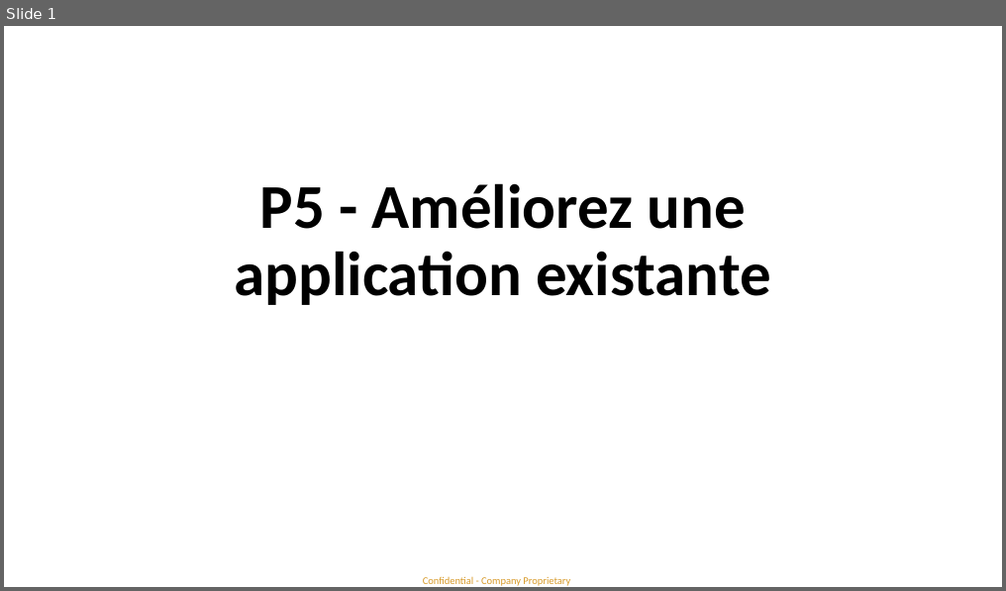
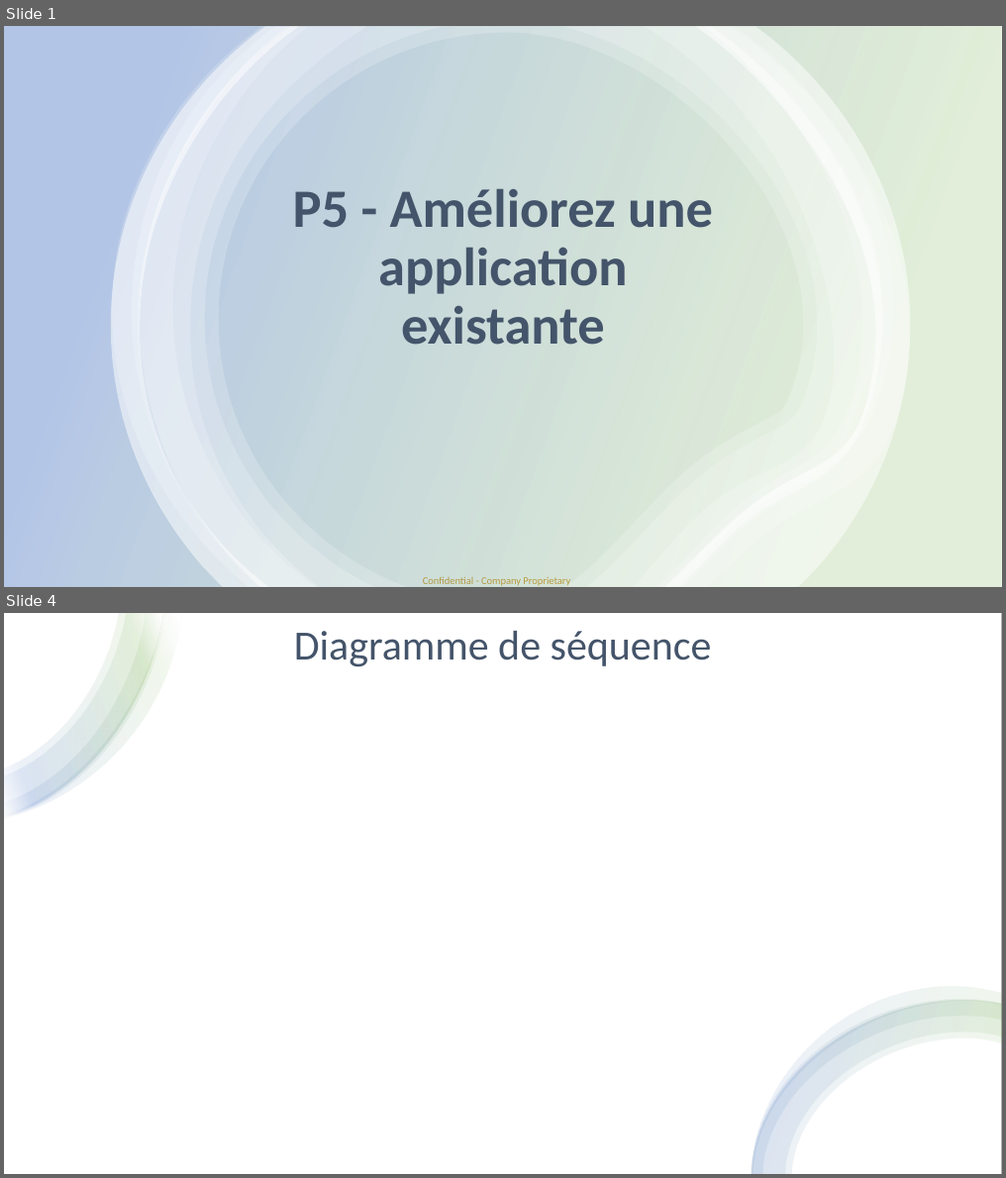
Before and after one commit to yoan8306/P5, a slide deck: P5_02_presentation/Présentation1.pptx. Shown one above the other, each under a label of ours: slide 1 before the commit, slides 1 and 4 after it; the slides between them are not shown. The pictures are 1006x591 and 1006x1178 pixels, drawn with LibreOffice and Linux fonts; fonts in the diff are those of the drawing; background and template pictures are left out; a plain dark background stands for a picture behind light text. Boxes give left, top, right and bottom in pixels: in the first picture for what was removed or moved away, otherwise in the second. Text is boxed around its words. In the diff, an @@ line names an element or a change of style, - is before the commit and + after.

```diff
--- a/P5_02_presentation/Présentation1.pptx
+++ b/P5_02_presentation/Présentation1.pptx
@@ slide 4 added at (x1=4, y1=613, x2=1002, y2=1174), background picture (left out); not listed: 1 template element that a slide beside it also shows @@
@@ rectangle added at (x1=4, y1=613, x2=1002, y2=1174), fill #FFFFFF @@
@@ group added at (x1=4, y1=613, x2=181, y2=819): 4 freeform shapes @@
@@ text added at (x1=294, y1=631, x2=712, y2=666), 40 pt, text #44546A @@
+Diagramme de séquence
@@ group added at (x1=751, y1=986, x2=1002, y2=1174): 4 freeform shapes @@
@@ slide 1 changed as well @@
@@ rectangle added at (x1=4, y1=26, x2=1002, y2=587), fill gradient #70AD47 to #4472C4 @@
@@ group added at (x1=111, y1=26, x2=911, y2=587): 6 freeform shapes @@
@@ title "P5 - Améliorez une application ..." moved from (x1=235, y1=183, x2=771, y2=305) to (x1=293, y1=189, x2=713, y2=345) @@
@@ title "P5 - Améliorez une application ..." at (x1=293, y1=189, x2=713, y2=345): size 60 to 52 pt, text colour #000000 to #44546A @@
```
Also in this commit, not shown: 1 other slide changed, 2 other slides added, 3 other files.
